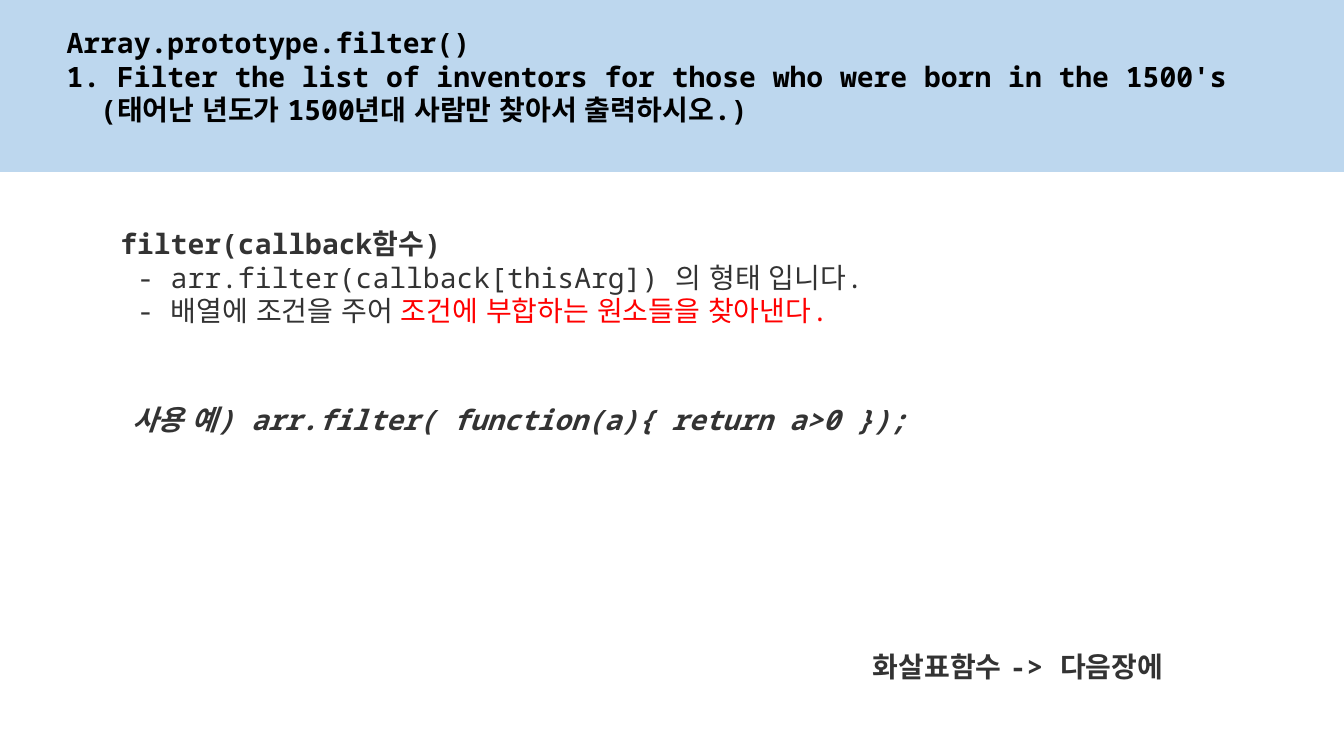
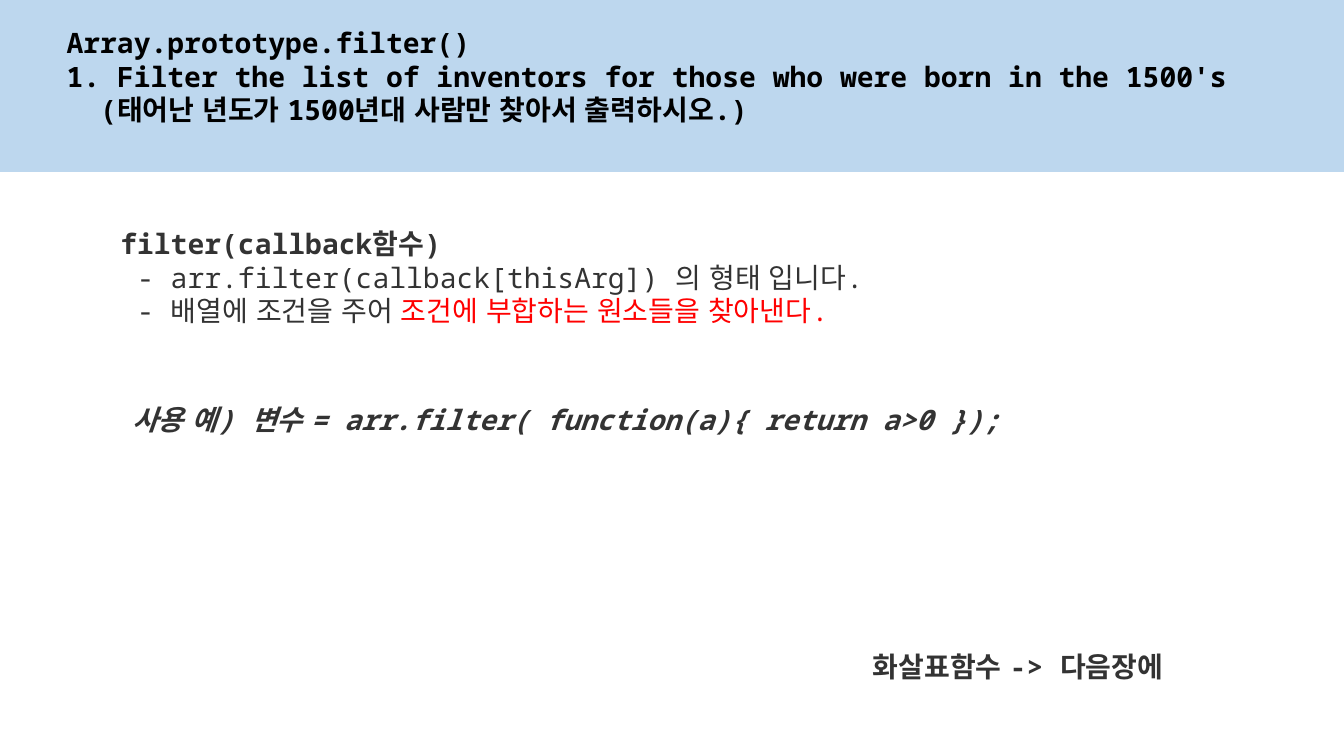
Before and after one commit to lsh58/Javascript, a slide deck: slide 1 of study/JavaScript30-master/Js30_04.pptx. Drawn at 1344x756 pixels with LibreOffice and Linux fonts; fonts in the diff are those of the drawing. Boxes give left, top, right and bottom in pixels: in the first picture for what was removed or moved away, otherwise in the second. Text is boxed around its words. In the diff, an @@ line names an element or a change of style, - is before the commit and + after.

```diff
--- a/study/JavaScript30-master/Js30_04.pptx
+++ b/study/JavaScript30-master/Js30_04.pptx
@@ text at box(132, 406, 932, 435): text changed @@
-사용 예) arr.filter( function(a){ return a>0 });
+사용 예) 변수 = arr.filter( function(a){ return a>0 });
```
Also in this commit, not shown: 3 other slides changed, 10 other files.
